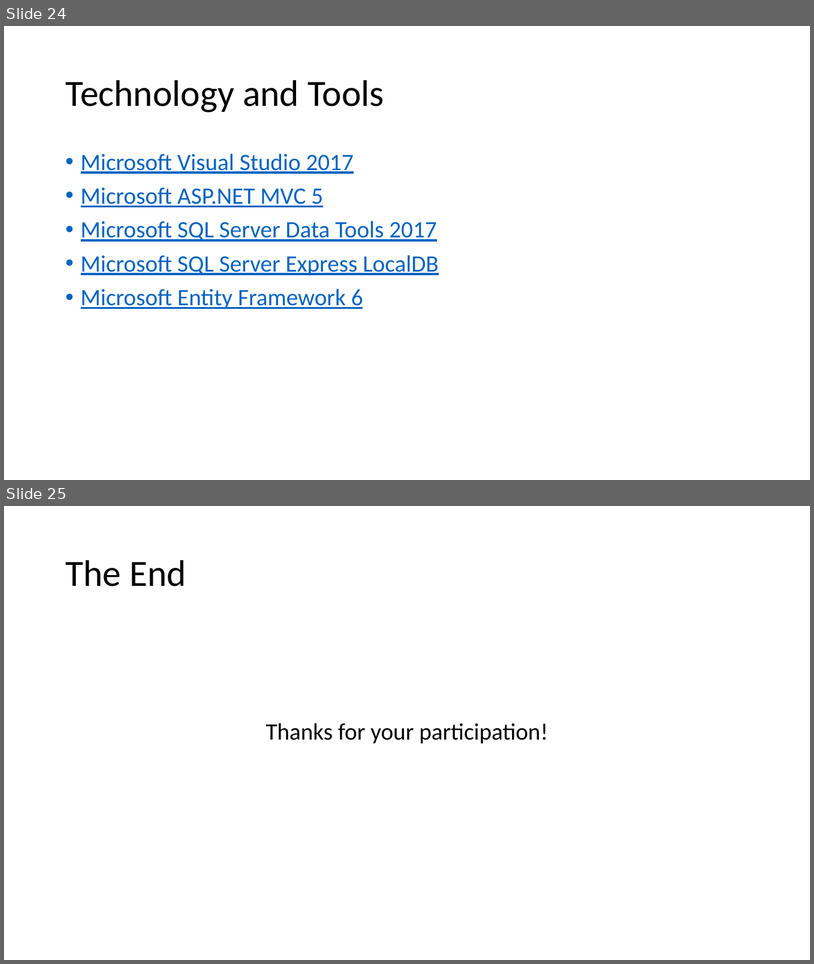
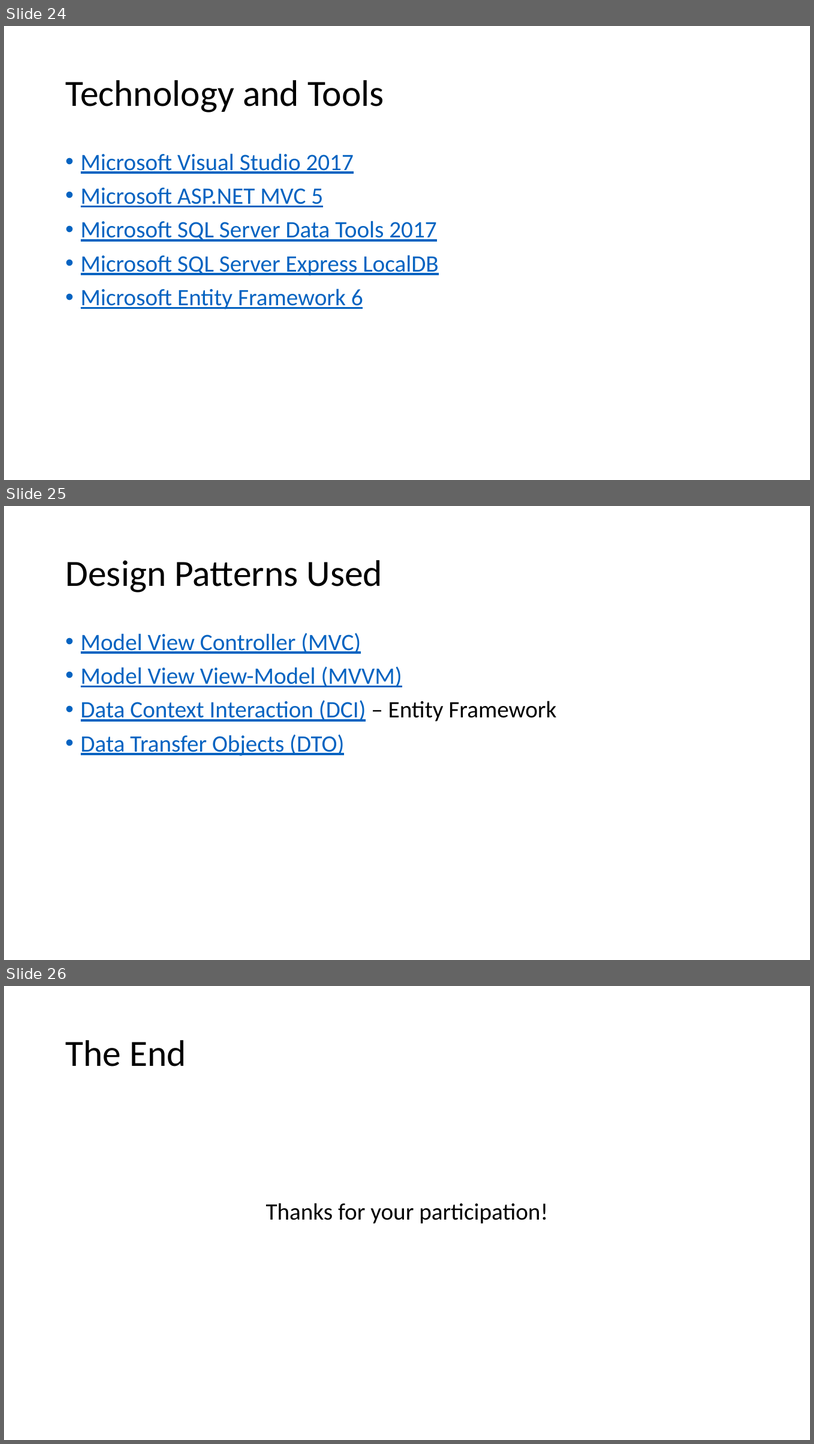
Before and after one commit to ShadowedMists/Bookzilla, a slide deck: UWG - Code and Load - 20181127.pptx. Shown one above the other, each under a label of ours: slides 24 and 25 before the commit, slides 24, 25 and 26 after it. The pictures are 814x964 and 814x1444 pixels, drawn with LibreOffice and Linux fonts; fonts in the diff are those of the drawing. Boxes give left, top, right and bottom in pixels: in the first picture for what was removed or moved away, otherwise in the second. Text is boxed around its words. In the diff, an @@ line names an element or a change of style, - is before the commit and + after.

Commit message:
new slide for design patterns

```diff
--- a/UWG - Code and Load - 20181127.pptx
+++ b/UWG - Code and Load - 20181127.pptx
@@ slide 25 added at (4, 506, 810, 960), background #FFFFFF @@
@@ title added at (65, 560, 383, 592), 44 pt, text #000000 @@
+Design Patterns Used
@@ text added at (81, 633, 557, 756), 28 pt, text #0563C1, underline @@
+• Model View Controller (MVC)
+• Model View View-Model (MVVM)
+• Data Context Interaction (DCI) – Entity Framework
+• Data Transfer Objects (DTO)
@@ what was slide 25 is now slide 26 @@
```
Also in this commit, not shown: 3 slides changed.
